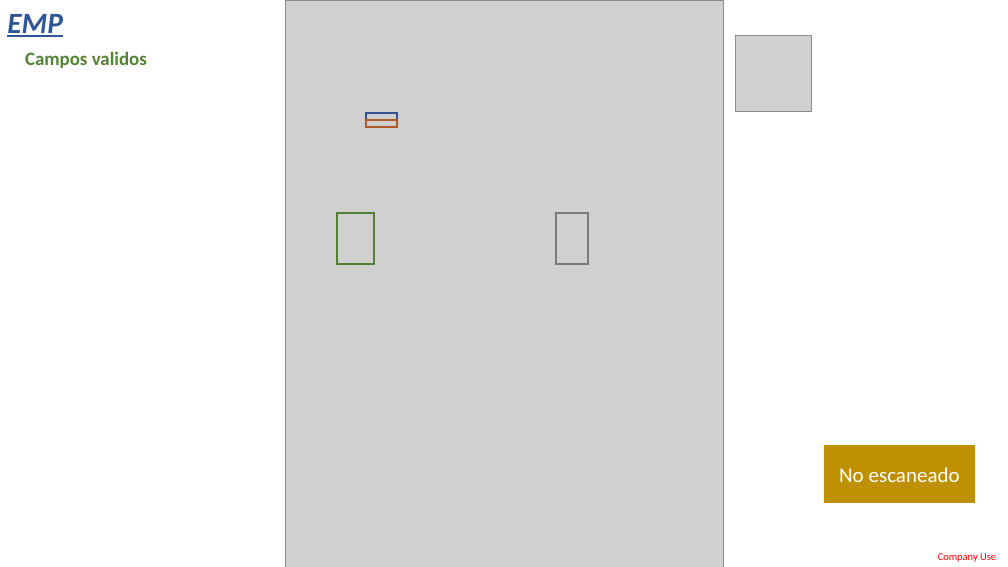
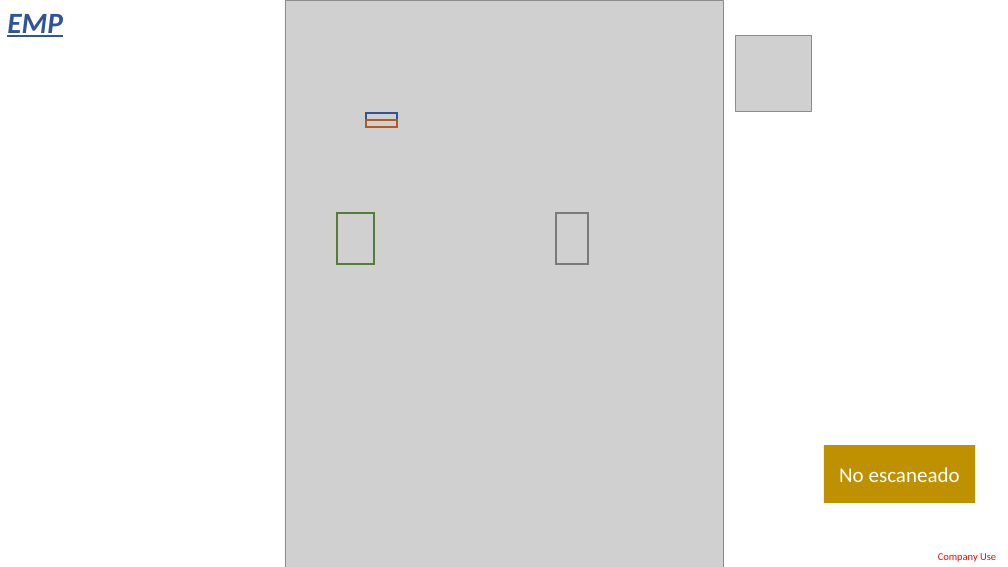
Before and after one commit to LobatoJaime/Bot-Creacion-de-Pedidos, a slide deck: slide 5 of AI_Engine/Info/ExtraccionDatos.pptx. Drawn at 1008x567 pixels with LibreOffice and Linux fonts; fonts in the diff are those of the drawing; grey boxes stand for pictures. Boxes give left, top, right and bottom in pixels: in the first picture for what was removed or moved away, otherwise in the second. Text is boxed around its words. In the diff, an @@ line names an element or a change of style, - is before the commit and + after.

```diff
--- a/AI_Engine/Info/ExtraccionDatos.pptx
+++ b/AI_Engine/Info/ExtraccionDatos.pptx
@@ text removed at (x1=25, y1=51, x2=147, y2=68) @@
-Campos validos
```
Also in this commit, not shown: 15 other slides changed, 7 slides added.
